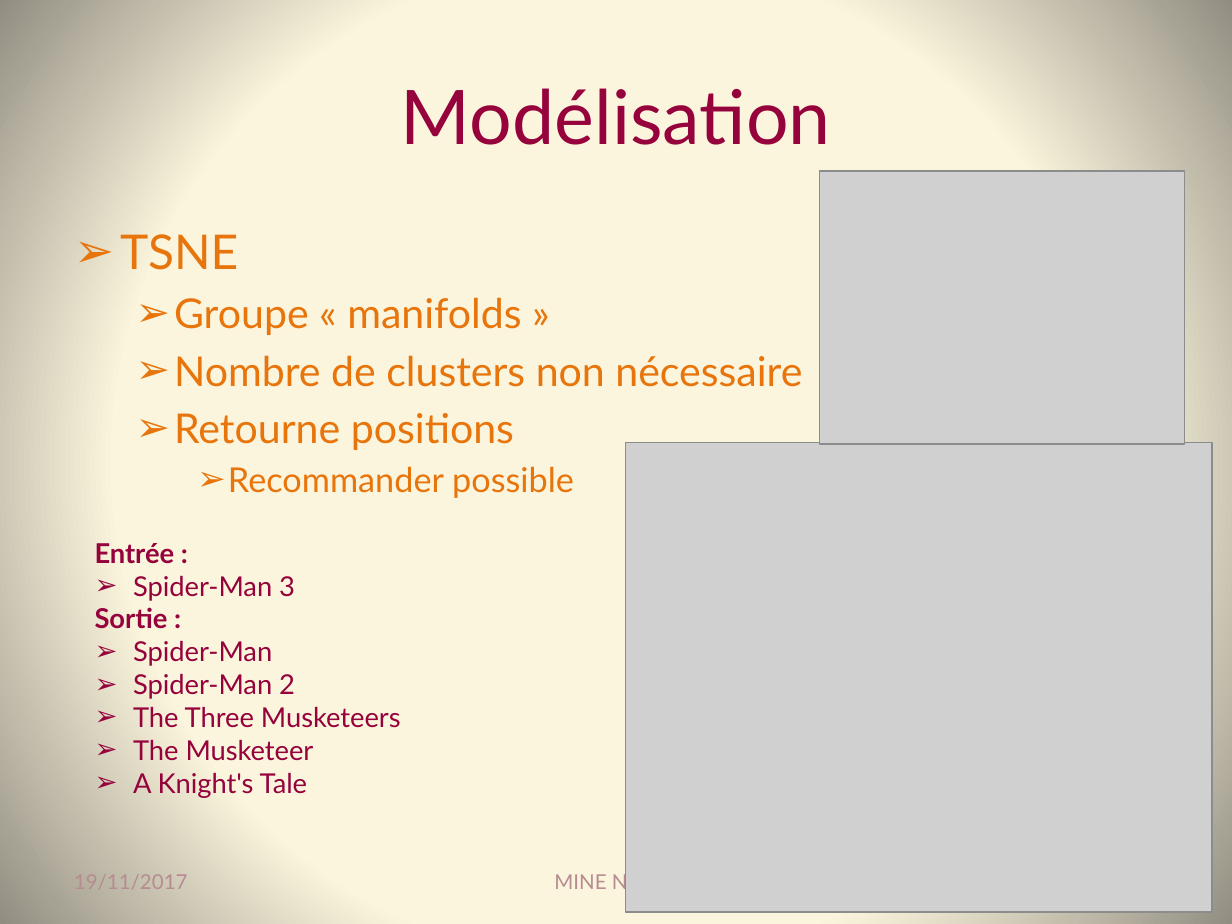
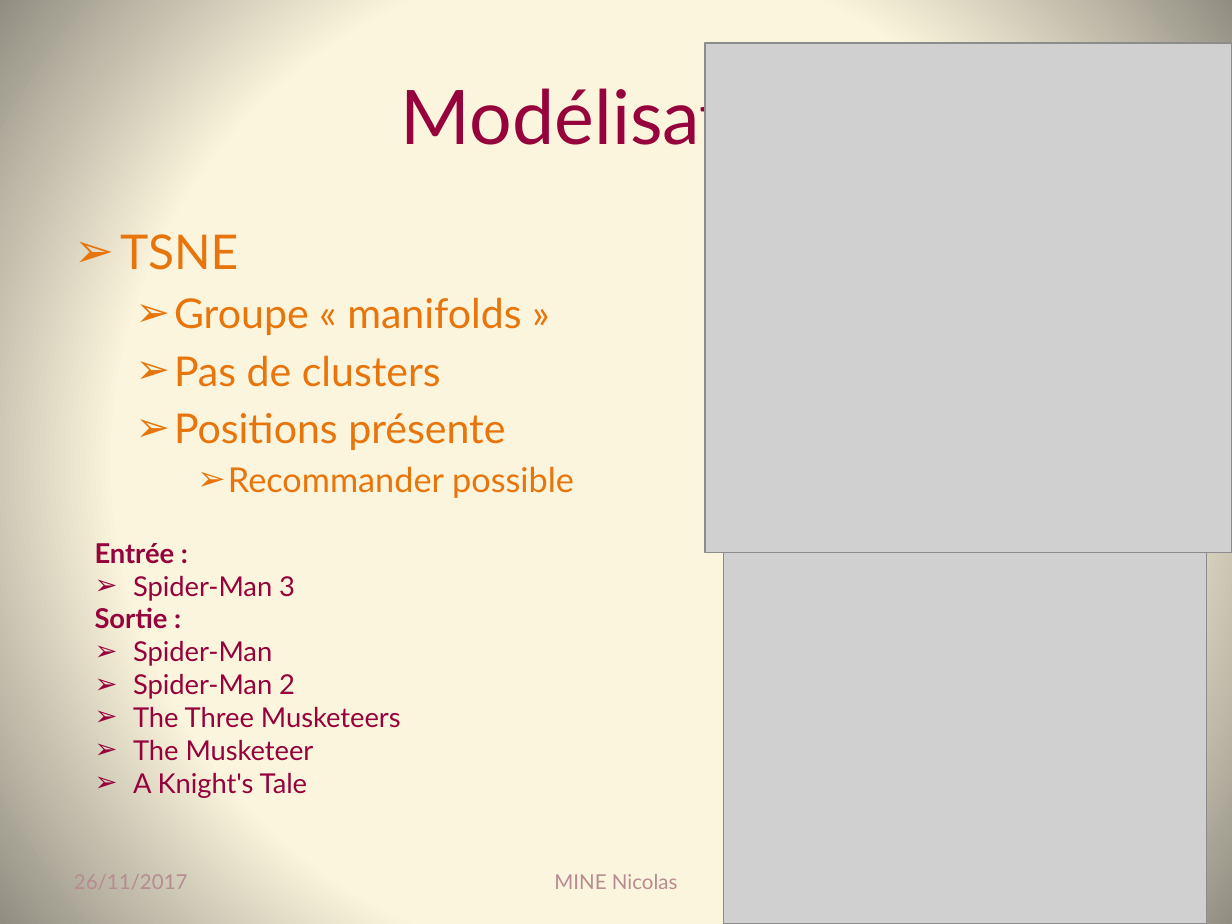
Before and after one commit to Coni63/OC_DS, a slide deck: slide 13 of P3/Presentation-projet_3.pptx. Drawn at 1232x924 pixels with LibreOffice and Linux fonts; fonts in the diff are those of the drawing; grey boxes stand for pictures. Boxes give left, top, right and bottom in pixels: in the first picture for what was removed or moved away, otherwise in the second. Text is boxed around its words. In the diff, an @@ line names an element or a change of style, - is before the commit and + after.

```diff
--- a/P3/Presentation-projet_3.pptx
+++ b/P3/Presentation-projet_3.pptx
@@ picture added at [705,43,1232,553] @@
@@ picture removed at [819,171,1184,445] @@
@@ text at [174,355,505,450]: text changed @@
-  ➢ Nombre de clusters non nécessaire
-  ➢ Retourne positions
+  ➢ Pas de clusters
+  ➢ Positions présente
@@ picture: place and size @@
-picture at [626,442,1212,912]
+picture at [723,553,1206,924]
@@ text at [74,874,188,889]: text changed @@
-19/11/2017
+26/11/2017
```
Also in this commit, not shown: 17 other slides changed, 2 slides added, 10 other files.
